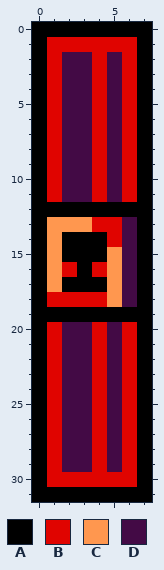
Edited in one commit: pixel-art sprite (img/door.png). Above, as it was before the edit.
The file is 8x32 pixels.
Palette (. is transparent): A #000000  B #e00400  C #ff974f  D #430a45
Now the later version:
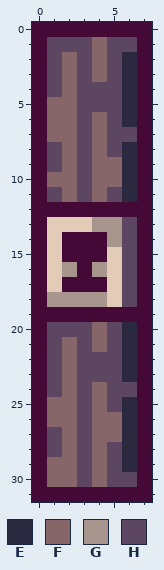
Colours new in this view: E #2a293f  F #866669  G #a8968e  H #5d4662
Author's note on the commit: Add new door and key graphics
Diff:
@@ palette @@
-A #000000
+A #450938
-C #ff974f
+C #e3ccb7
@@ x 0..7 @@
  0 AAAAAAAA
- 1 ABBBBBBA
- 2 ABDDBDBA
- 3 ABDDBDBA
- 4 ABDDBDBA
- 5 ABDDBDBA
- 6 ABDDBDBA
- 7 ABDDBDBA
- 8 ABDDBDBA
- 9 ABDDBDBA
-10 ABDDBDBA
-11 ABDDBDBA
+ 1 AHHHFHHA
+ 2 AHFHFHEA
+ 3 AHFHFHEA
+ 4 AHFHHHEA
+ 5 AFFHHHEA
+ 6 AFFHFHEA
+ 7 AFFHFHHA
+ 8 AHFHFHEA
+ 9 AHFHFFEA
+10 AFFHFFEA
+11 AHFHFHEA
 12 AAAAAAAA
-13 ACCCBBDA
-14 ACAAABDA
-15 ACAAACDA
-16 ACBABCDA
-17 ACAAACDA
-18 ABBBBCDA
+13 ACCCGGHA
+14 ACAAAGHA
+15 ACAAACHA
+16 ACGAGCHA
+17 ACAAACHA
+18 AGGGGCHA
 19 AAAAAAAA
-20 ABDDBDBA
-21 ABDDBDBA
-22 ABDDBDBA
-23 ABDDBDBA
-24 ABDDBDBA
-25 ABDDBDBA
-26 ABDDBDBA
-27 ABDDBDBA
-28 ABDDBDBA
-29 ABDDBDBA
-30 ABBBBBBA
+20 AHHHFHEA
+21 AHFHFHEA
+22 AHFHHHEA
+23 AHFHHHEA
+24 AHFHFHHA
+25 AFFHFHEA
+26 AFFHFFEA
+27 AHFHFFEA
+28 AHFHFHEA
+29 AFFHFHEA
+30 AFFHFHHA
 31 AAAAAAAA
Boxes around the changes in both pictures, in picture pixels (x1, y1, x2, y2):
changed: (32, 22, 152, 502)
